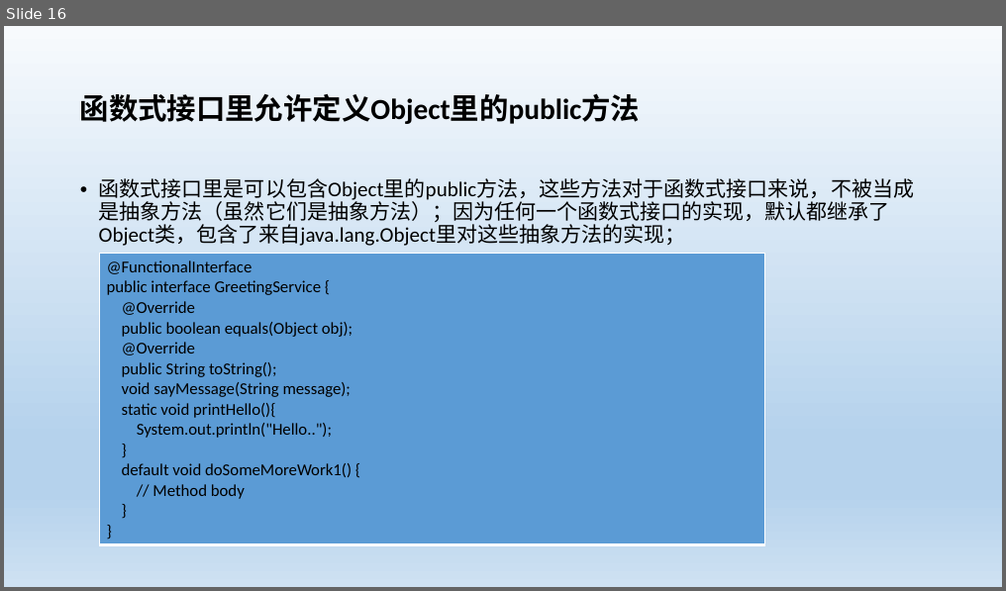
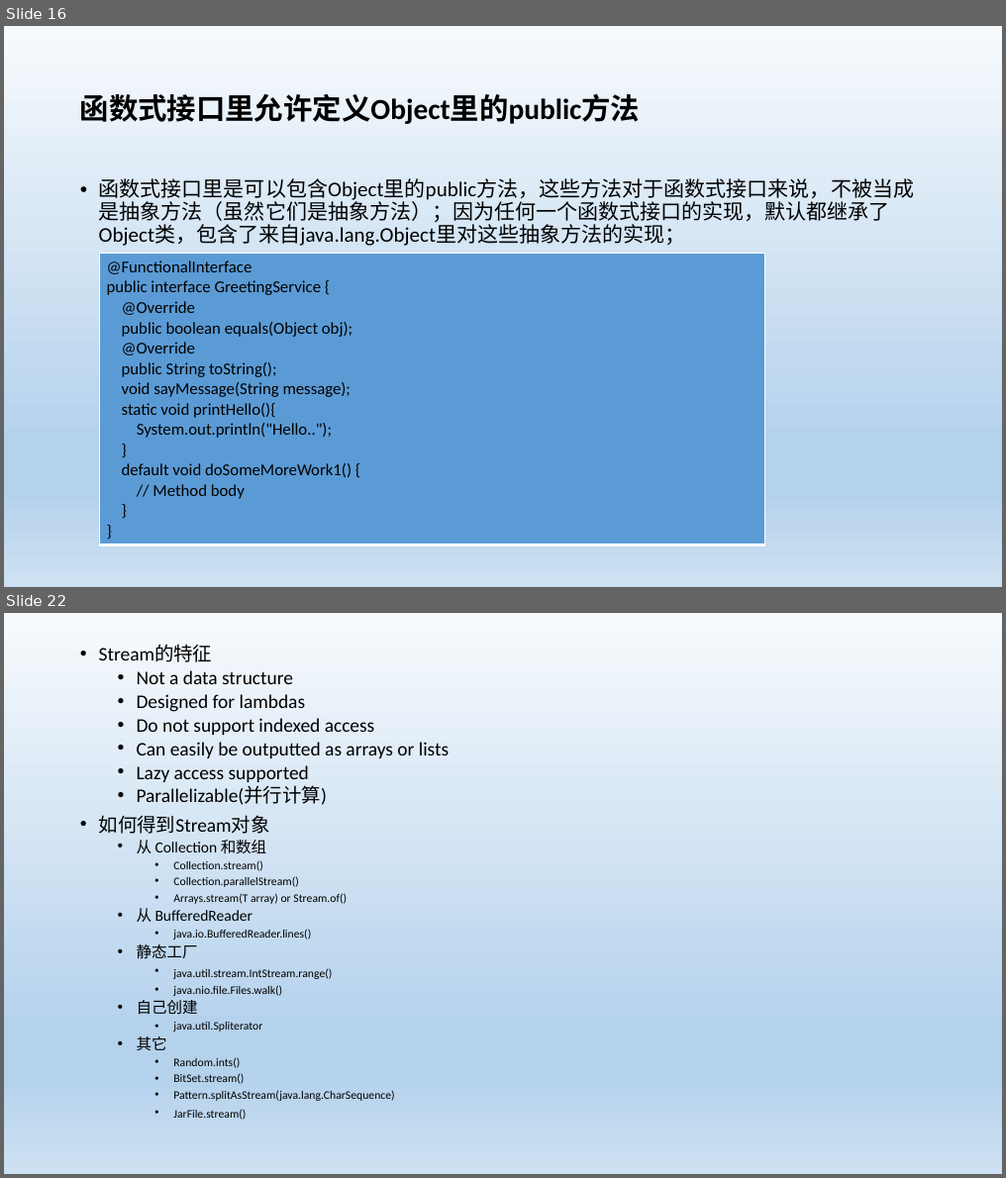
Before and after one commit to blackdancers/Java8Tutorial, a slide deck: src/main/resources/JAVA 8 Lambda表达式.pptx. Shown one above the other, each under a label of ours: slide 16 before the commit, slides 16 and 22 after it; the slides between them are not shown. The pictures are 1006x591 and 1006x1178 pixels, drawn with LibreOffice and Linux fonts; fonts in the diff are those of the drawing. Boxes give left, top, right and bottom in pixels: in the first picture for what was removed or moved away, otherwise in the second. Text is boxed around its words. In the diff, an @@ line names an element or a change of style, - is before the commit and + after.

```diff
--- a/src/main/resources/JAVA 8 Lambda表达式.pptx
+++ b/src/main/resources/JAVA 8 Lambda表达式.pptx
@@ slide 22 added at [4,613,1002,1174], background gradient #F7FAFD to #B5D2EC to #CEE1F2 @@
@@ text added at [99,645,449,1120], 11.1 pt, text #000000 @@
+• Stream的特征
+  • Not a data structure
+  • Designed for lambdas
+  • Do not support indexed access
+  • Can easily be outputted as arrays or lists
+  • Lazy access supported
+  • Parallelizable(并行计算)
+• 如何得到Stream对象
+  • 从 Collection 和数组
+    • Collection.stream()
+    • Collection.parallelStream()
+    • Arrays.stream(T array) or Stream.of()
+  • 从 BufferedReader
+    • java.io.BufferedReader.lines()
+  • 静态工厂
+    • java.util.stream.IntStream.range()
+    • java.nio.file.Files.walk()
+  • 自己创建
+    • java.util.Spliterator
+  • 其它
+    • Random.ints()
+    • BitSet.stream()
+    • Pattern.splitAsStream(java.lang.CharSequence)
+    • JarFile.stream()
```
Also in this commit, not shown: 3 slides changed, 5 other slides added.
